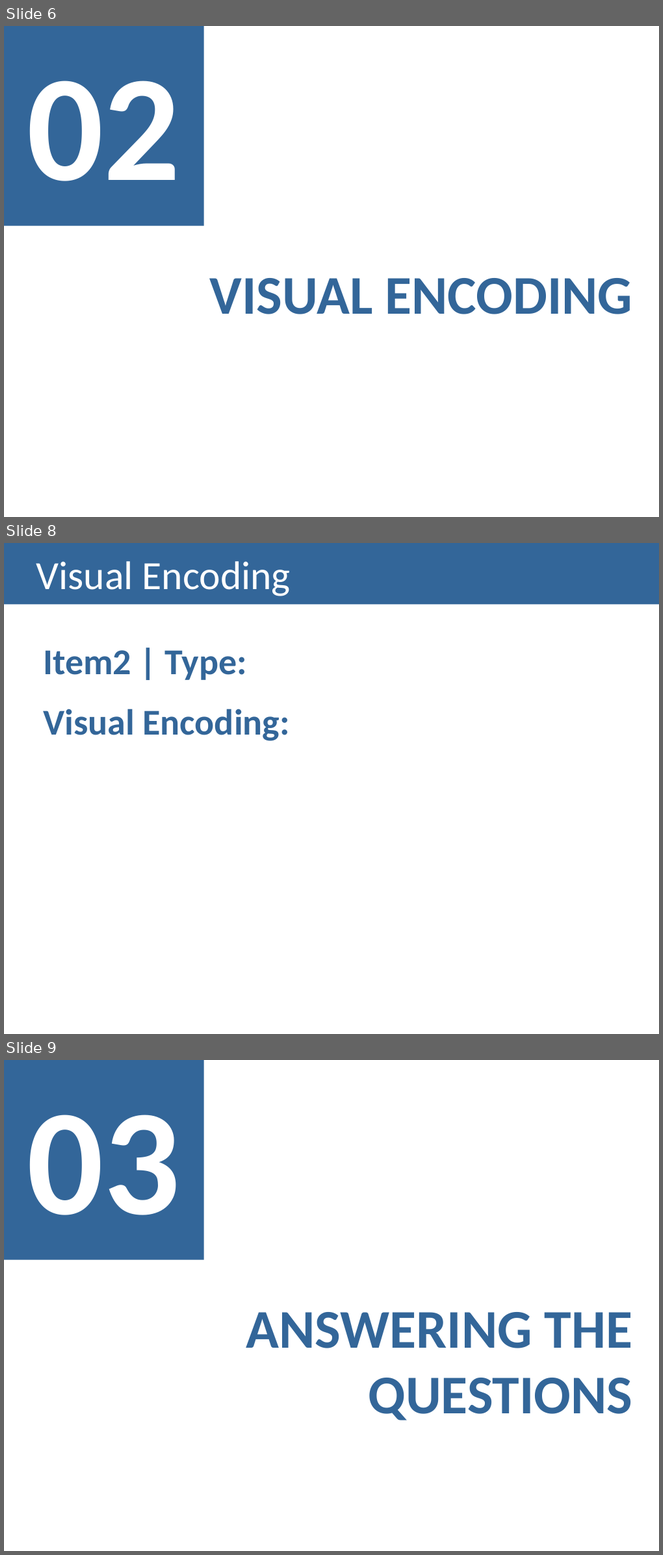
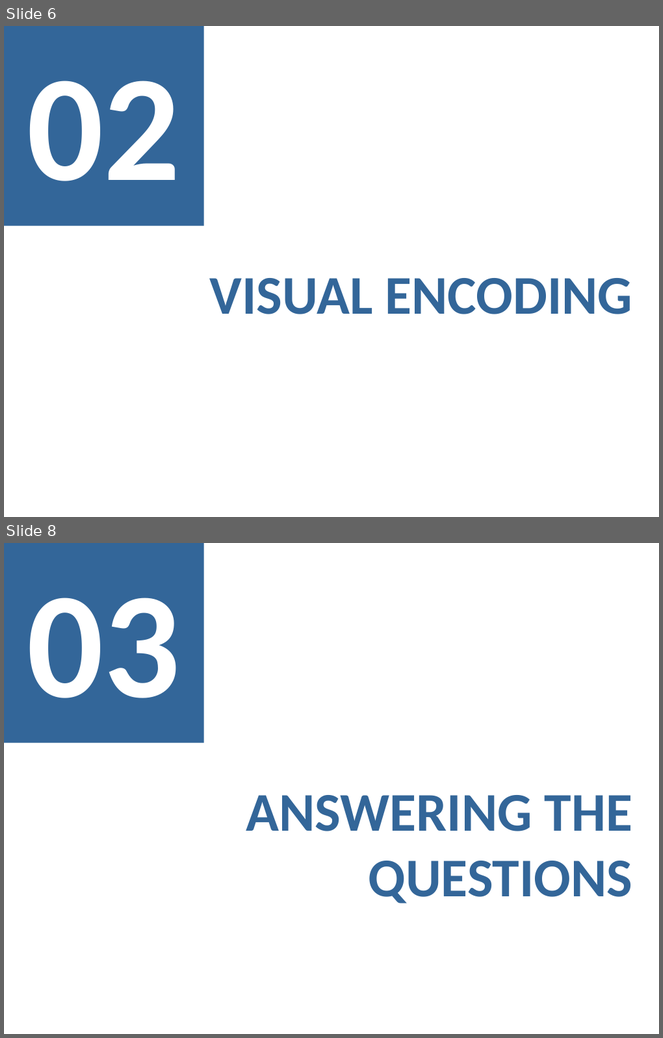
Before and after one commit to goncaloadolfo/VI_project, a slide deck: checkpoint3/52.pptx. Shown one above the other, each under a label of ours: slides 6, 8 and 9 before the commit, slides 6 and 8 after it; the slides between them are not shown. The pictures are 663x1555 and 663x1038 pixels, drawn with LibreOffice and Linux fonts; fonts in the diff are those of the drawing. Boxes give left, top, right and bottom in pixels: in the first picture for what was removed or moved away, otherwise in the second. Text is boxed around its words. In the diff, an @@ line names an element or a change of style, - is before the commit and + after.

```diff
--- a/checkpoint3/52.pptx
+++ b/checkpoint3/52.pptx
@@ slide 8 removed at (x1=4, y1=543, x2=659, y2=1034), background #FFFFFF @@
@@ title removed at (x1=4, y1=543, x2=659, y2=605) @@
-Visual Encoding
@@ text removed at (x1=43, y1=650, x2=290, y2=741) @@
-Item2 | Type:
-Visual Encoding:
@@ what was slide 9 is now slide 8 @@
```
Also in this commit, not shown: 1 slide changed, 1 slide added, 1 other file.
